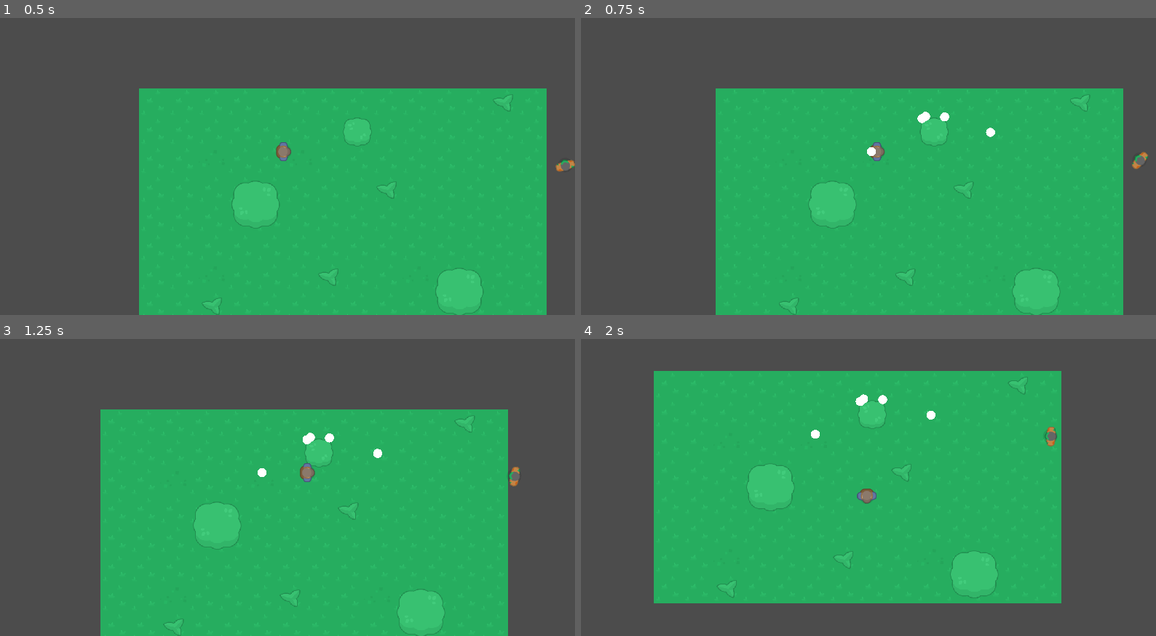
Above: before the commit, frames 1-4 (two rows, left to right).
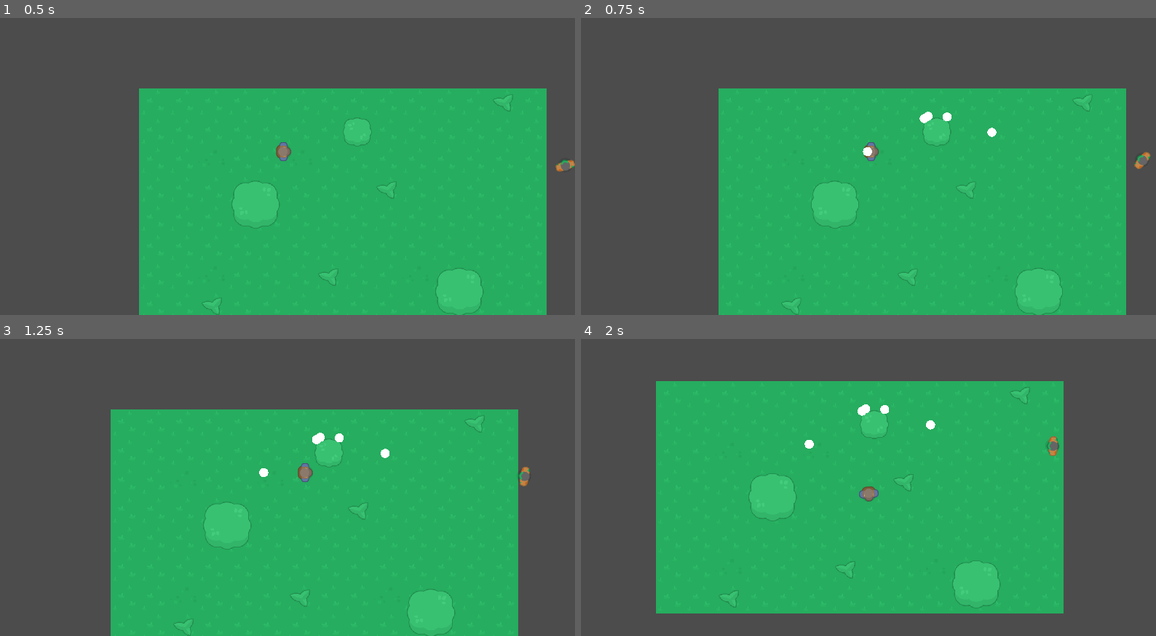
Above: after the commit, the same moments.

Repository: kinge880/GameJam
Game: Godot game, scene res://Word.tscn
Two runs of this game, one before a commit and one after it. Both use one fixed random seed, a clock stepped at 60 frames per second and the inputs below.
Inputs (mouse positions are in pixels of both pictures, inside the frame that each line leads up to):
- Up to frame 1 (0.5 s): no input
- Up to frame 2 (0.75 s): move the mouse to (995, 133) at 0.52 s; hold D (ui_right) from 0.53 s (still down); hold Space (atk) from 0.53 s (still down); click (995, 133) at 0.67 s
- Up to frame 3 (1.25 s): keep holding D (ui_right); keep holding Space (atk)
- Up to frame 4 (2 s): move the mouse to (747, 487) at 1.27 s; release D (ui_right) at 1.28 s; release Space (atk) at 1.28 s; hold S (ui_down) from 1.28 s (still down); tap Space (atk) at 1.35 s

Frame 1 is identical in both runs. In frame 2, 1.5% of the frame differs, in the area x 23-100%, y 23-100%; in frame 3, 3.7%; in frame 4, 6.6%, in the area x 12-84%, y 10-93%.

Commit message:
Classe para utilidades e rotação do inimigo.

Diff:
--- a/Script/Enemy.gd
+++ b/Script/Enemy.gd
@@ -1,4 +1,6 @@
 extends KinematicBody2D
+
+const Util = preload("res://Script/utils.gd")
 
 export var speed = 50
 export var max_speed = 180
@@ -57,10 +59,11 @@
 		#evitar movimento duplo com o dobro da velocidade
 		to_player = to_player.normalized()
 		#provavelmente irei mudar depois, aqui é para direcionar ray cast do enemy na direção do player, mas irei mudar quando adicionar os psirtes
-		global_rotation = atan2(to_player.y, to_player.x)
-		#faz o movimento
+		global_rotation = Util.lerp_angle(global_rotation, atan2(to_player.y, to_player.x), 0.1)
+		#rotation = Util.lerp_angle(rotation, to_player.angle(), 0.1)
+		#faz o movimentos
 		if stop_counter <= 0:
-			#tween.stop_all()
+			#tween.stop_all()ss
 			if !tween.is_active():
 				tween.interpolate_property($".", "chase_speed", null, max_speed, 2, Tween.TRANS_EXPO, Tween.EASE_IN)
 				tween.start()
@@ -72,8 +75,9 @@
 		#igual ao anterior só que pegando a posição inicial do enemy
 		var to_origin = enemy_position - global_position
 		to_origin = to_origin.normalized()
-		global_rotation = atan2(to_origin.y, to_origin.x)
-		move_and_collide(to_origin * speed * delta)
+		#global_rotation = atan2(to_origin.y, to_origin.x)
+		global_rotation = Util.lerp_angle(global_rotation, atan2(to_origin.y, to_origin.x), 0.1)
+		move_and_slide(to_origin * speed)
 		#solução parcial, vou melhorar isso ainda
 		if int(global_position.x)  == int(enemy_position.x) and int(global_position.y)  == int(enemy_position.y):
 			state = 2
--- a/Script/Player.gd
+++ b/Script/Player.gd
@@ -1,11 +1,13 @@
 extends KinematicBody2D
+
+const Util = preload("res://Script/utils.gd")
 
 export var speed = 200
 var motion = Vector2()
 onready var raycast = $RayCast2D
 
-export var acc = 0.5
-export var dec = 0.1
+export var acc = 0.1
+export var dec = 0.05
 
 func _ready():
 	yield(get_tree(), "idle_frame")
@@ -27,7 +29,7 @@
 
 	if movedir != Vector2():
 		motion = motion.linear_interpolate(movedir.normalized(), acc)
-		rotation = lerp_angle(rotation, motion.angle(), dec)
+		rotation = Util.lerp_angle(rotation, motion.angle(), 0.1)
 	else:
 		motion = motion.linear_interpolate(Vector2(), dec)
 
@@ -44,11 +46,3 @@
 #função para ativar a situação escolhida de "morte"
 func _death():
 	get_tree().reload_current_scene()
-
-func lerp_angle(from, to, weight):
-    return from + short_angle_dist(from, to) * weight
-
-func short_angle_dist(from, to):
-    var max_angle = PI * 2
-    var difference = fmod(to - from, max_angle)
-    return fmod(2 * difference, max_angle) - difference
--- /dev/null
+++ b/Script/utils.gd
@@ -0,0 +1,7 @@
+static func lerp_angle(from, to, weight):
+    return from + short_angle_dist(from, to) * weight
+
+static func short_angle_dist(from, to):
+    var max_angle = PI * 2
+    var difference = fmod(to - from, max_angle)
+    return fmod(2 * difference, max_angle) - difference
